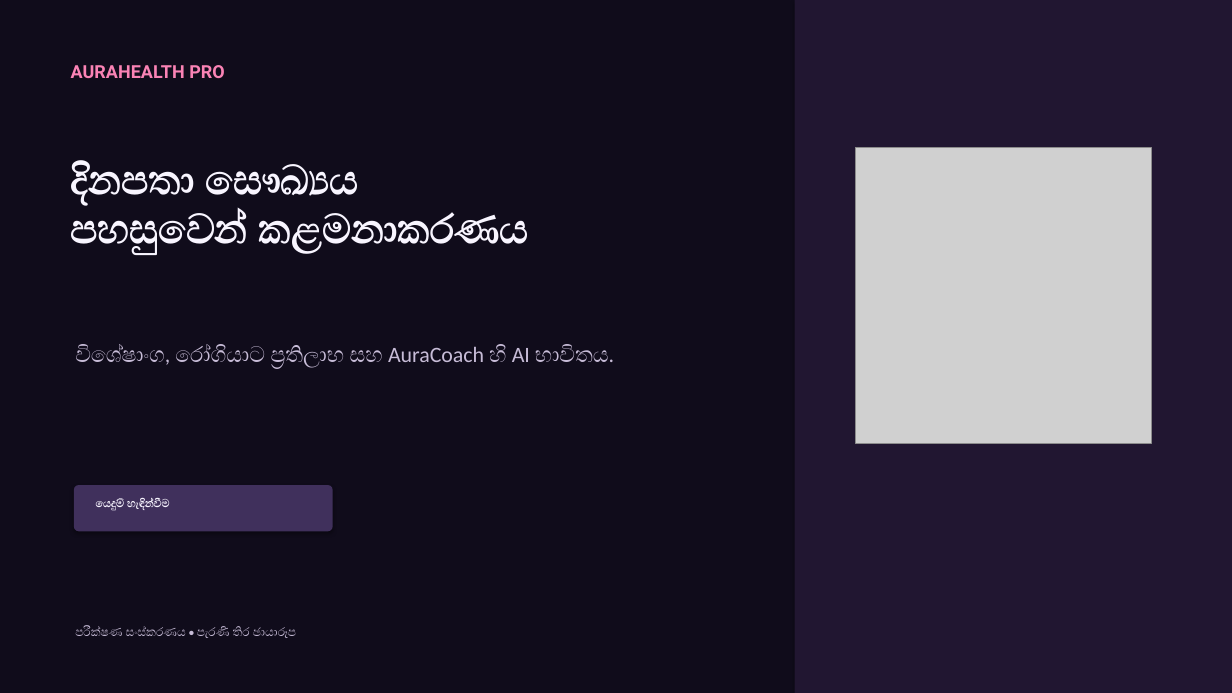
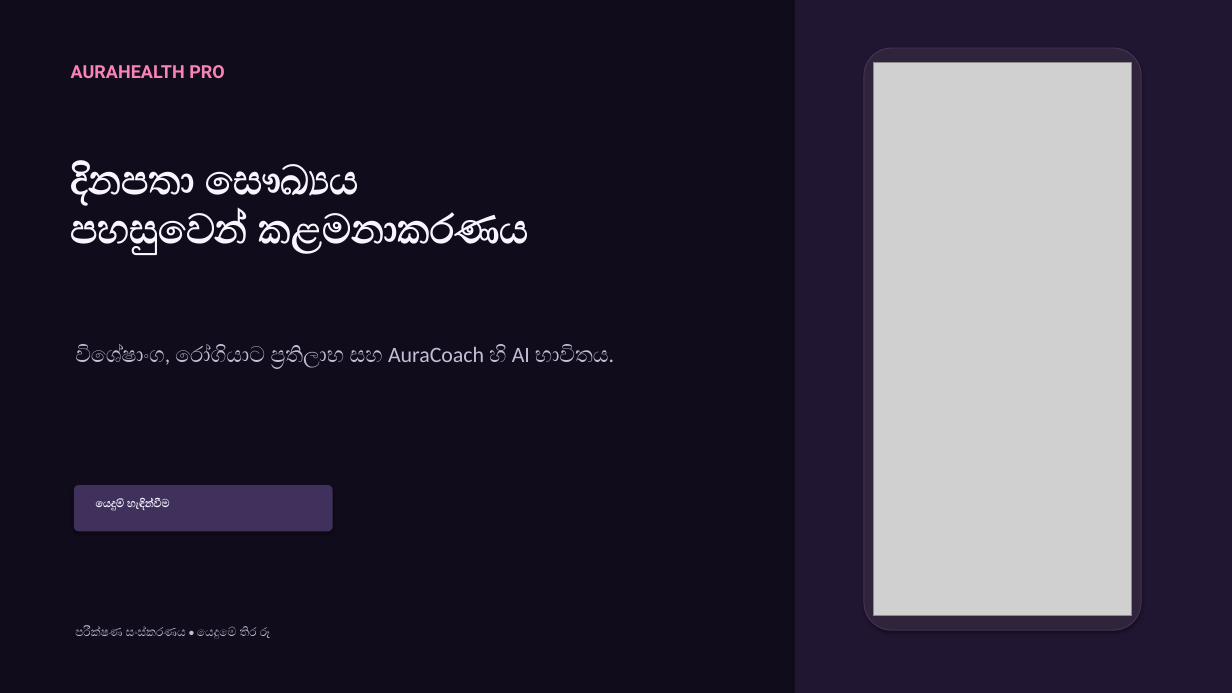
Before and after one commit to mrh995044-a11y/aura-helth-pro-complet, a slide deck: slide 1 of deliverables/AuraHealth-Pro-Features-and-Benefits-Sinhala-Animated.pptx. Drawn at 1232x693 pixels with LibreOffice and Linux fonts; fonts in the diff are those of the drawing; grey boxes stand for pictures. Boxes give left, top, right and bottom in pixels: in the first picture for what was removed or moved away, otherwise in the second. Text is boxed around its words. In the diff, an @@ line names an element or a change of style, - is before the commit and + after.

Commit message:
Update presentations with current app screenshots

```diff
--- a/deliverables/AuraHealth-Pro-Features-and-Benefits-Sinhala-Animated.pptx
+++ b/deliverables/AuraHealth-Pro-Features-and-Benefits-Sinhala-Animated.pptx
@@ rounded rectangle added at [864,48,1141,630], fill #30233C, outline #473357 0.75 pt @@
@@ picture added at [873,63,1132,616] @@
@@ picture removed at [856,148,1152,444] @@
@@ text at [75,627,270,639]: text changed @@
-පරීක්ෂණ සංස්කරණය • පැරණි තිර ඡායාරූප
+පරීක්ෂණ සංස්කරණය • යෙදුමේ තිර රූ
```
Also in this commit, not shown: 9 other slides changed, 11 other files.
